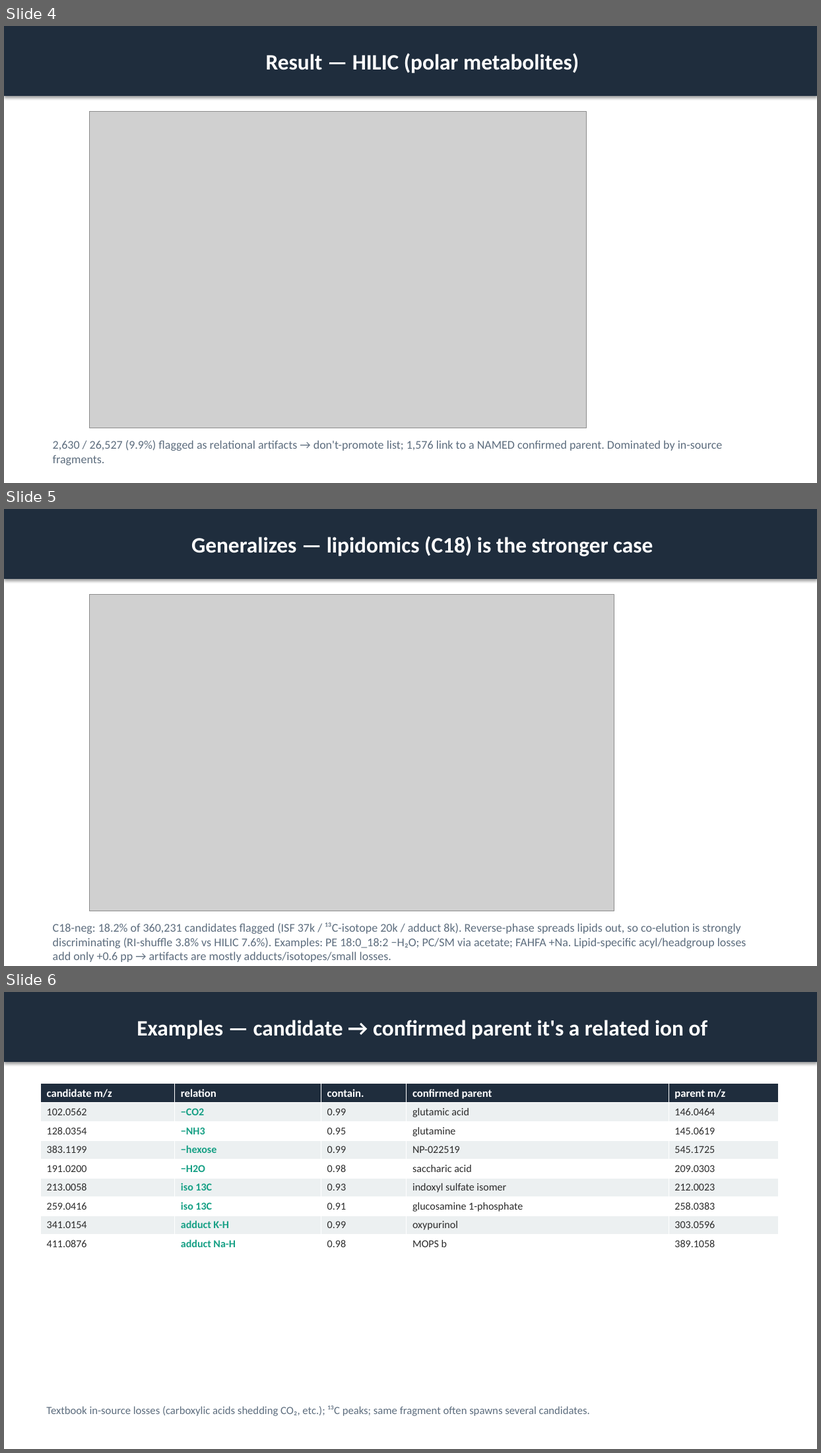
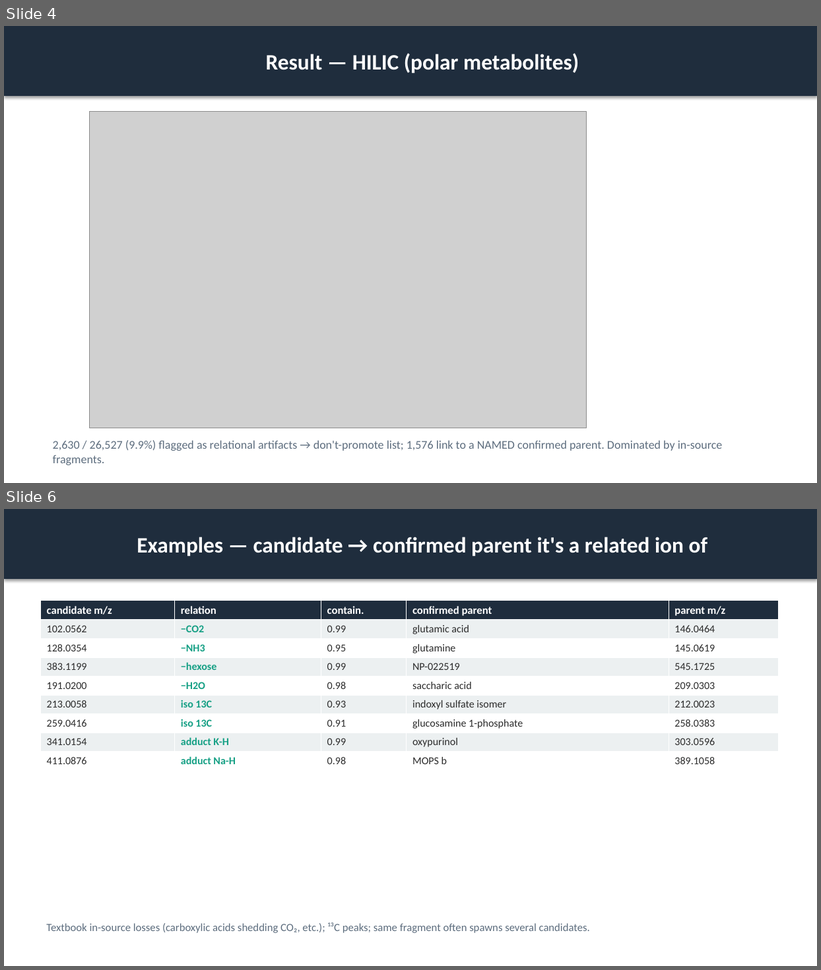
Before and after one commit to zyang2k/metabolo_confi_score, a slide deck: reports/unconfirmed_deorphan_slides.pptx. Shown one above the other, each under a label of ours: slides 4, 5 and 6 before the commit, slides 4 and 6 after it; the slides between them are not shown. The pictures are 821x1453 and 821x970 pixels, drawn with LibreOffice and Linux fonts; fonts in the diff are those of the drawing; grey boxes stand for pictures. Boxes give left, top, right and bottom in pixels: in the first picture for what was removed or moved away, otherwise in the second. Text is boxed around its words. In the diff, an @@ line names an element or a change of style, - is before the commit and + after.

```diff
--- a/reports/unconfirmed_deorphan_slides.pptx
+++ b/reports/unconfirmed_deorphan_slides.pptx
@@ slide 5 removed at box(4, 509, 817, 966), background #FFFFFF @@
@@ rectangle removed at box(4, 509, 817, 579) @@
-Generalizes — lipidomics (C18) is the stronger case
@@ picture removed at box(89, 594, 614, 912) @@
@@ text removed at box(53, 923, 746, 962) @@
-C18-neg: 18.2% of 360,231 candidates flagged (ISF 37k / ¹³C-isotope 20k / adduct 8k). Reverse-phase spreads lipids out, so co-elution is strongly discriminating (RI-shuffle 3.8% vs HILIC 7.6%). Examples: PE 18:0_18:2 −H₂O; PC/SM via acetate; FAHFA +Na. Lipid-specific acyl/headgroup losses add only +0.6 pp → artifacts are mostly adducts/isotopes/small losses.
```
Also in this commit, not shown: 1 slide added, 3 other files.
